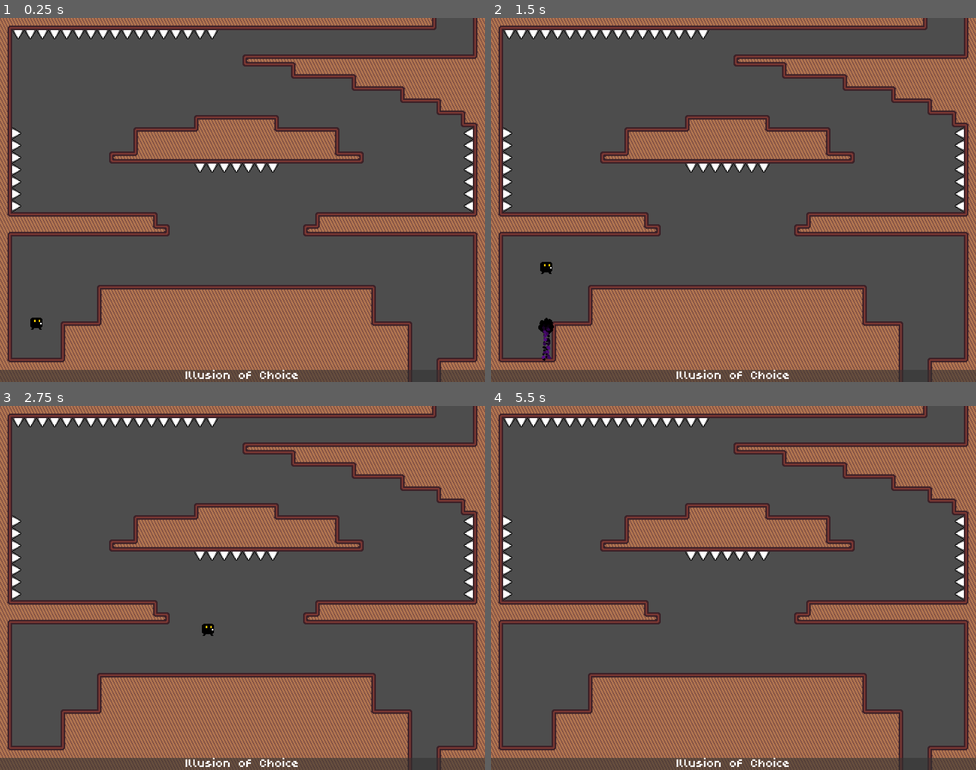
Above: before the commit, frames 1-4 (two rows, left to right).
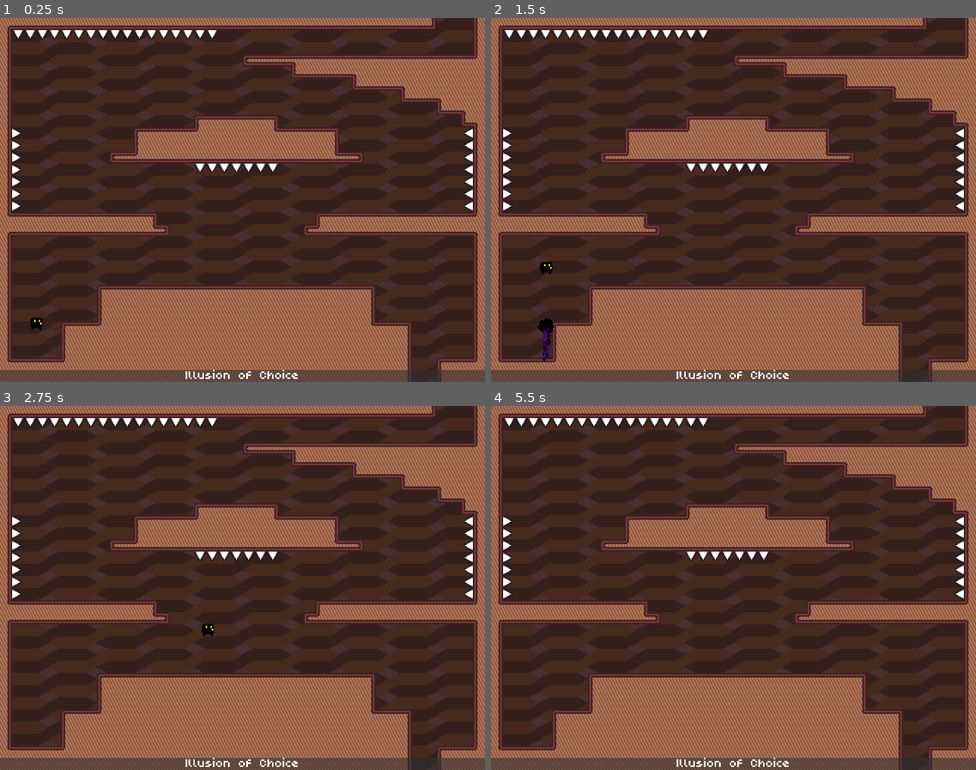
Above: after the commit, the same moments.

Repository: Team-Bunglon/phantom-striker
Game: Godot game, scene res://levels/level3.tscn
Same seed, same stepped clock (60 frames per second), same inputs: the game is played once before the commit and once after it. This scene is started directly instead of the project's main scene.
Inputs:
- Up to frame 1 (0.25 s): no input
- Up to frame 2 (1.5 s): tap Enter at 0.5 s; hold D (move_right) 0.53-1.28 s; hold S (crouch) 0.53-1.28 s; tap W (jump) at 0.77 s; tap Space (start_game) at 1.25, 1.35 s; hold K (strike_down) from 1.28 s (still down)
- Up to frame 3 (2.75 s): tap W (jump) at 1.52 s; release K (strike_down) at 2.03 s; hold D (move_right) from 2.03 s (still down); hold S (crouch) from 2.03 s (still down)
- Up to frame 4 (5.5 s): release D (move_right) at 2.78 s; release S (crouch) at 2.78 s; hold I (strike_up) 2.78-3.53 s; tap Space (start_game) at 2.85, 4.35 s; tap W (jump) at 3.02, 3.77, 4.52 s; hold S (crouch) 3.53-4.28 s; hold A (move_left) 3.53-5.03 s; tap R (restart) at 5 s; hold K (strike_down) from 5.03 s (still down); hold S (crouch) from 5.03 s (still down)

The runs differ from the first frame. In frame 1, 58% of the frame differs, in the area x 2-98%, y 0-97%; in frame 2, 57%; in frame 3, 58%; in frame 4, 58%.
Error in both runs: Invalid operands 'float' and 'Vector2' in operator '+'. (res://objects/player.gd:148)

Commit message:
Added Camera2D and Background

Diff:
--- a/levels/level3.tscn
+++ b/levels/level3.tscn
@@ -1,10 +1,12 @@
-[gd_scene load_steps=8 format=3 uid="uid://grwigsgkep04"]
+[gd_scene load_steps=10 format=3 uid="uid://grwigsgkep04"]
 
 [ext_resource type="Script" path="res://levels/level_class.gd" id="1_wt3ed"]
 [ext_resource type="FontFile" uid="uid://cyv5okyo2hgew" path="res://assets/poco.ttf" id="2_aihdv"]
 [ext_resource type="PackedScene" uid="uid://cymvpxtr5hvfj" path="res://objects/player.tscn" id="3_mc5hf"]
 [ext_resource type="TileSet" uid="uid://dnx1extlu8pxs" path="res://assets/sprites/tiles.tres" id="4_hnnsm"]
 [ext_resource type="TileSet" uid="uid://orhoddg6nkpl" path="res://assets/sprites/spikes.tres" id="5_ypsx4"]
+[ext_resource type="Script" path="res://levels/level_camera.gd" id="6_26p74"]
+[ext_resource type="Texture2D" uid="uid://bj18c5gdkp3oh" path="res://assets/aseprite/background_1.png" id="7_you4m"]
 
 [sub_resource type="RectangleShape2D" id="RectangleShape2D_pptrr"]
 size = Vector2(768, 16)
@@ -63,5 +65,19 @@
 position = Vector2(601, -9)
 shape = SubResource("RectangleShape2D_1wjyw")
 
+[node name="Camera2D" type="Camera2D" parent="."]
+limit_left = 0
+limit_top = 0
+limit_right = 640
+limit_bottom = 480
+script = ExtResource("6_26p74")
+
+[node name="Background" type="Sprite2D" parent="."]
+z_index = -100
+position = Vector2(320, 240)
+scale = Vector2(2, 2)
+texture = ExtResource("7_you4m")
+metadata/_edit_lock_ = true
+
 [connection signal="body_entered" from="KillZone" to="." method="_on_kill_zone_body_entered"]
 [connection signal="body_entered" from="WinZone" to="." method="_on_win_zone_body_entered"]
--- a/levels/level4.tscn
+++ b/levels/level4.tscn
@@ -1,10 +1,12 @@
-[gd_scene load_steps=8 format=3 uid="uid://dsejieijrlltx"]
+[gd_scene load_steps=10 format=3 uid="uid://dsejieijrlltx"]
 
 [ext_resource type="Script" path="res://levels/level_class.gd" id="1_w4xfr"]
 [ext_resource type="FontFile" uid="uid://cyv5okyo2hgew" path="res://assets/poco.ttf" id="2_y8k7r"]
 [ext_resource type="PackedScene" uid="uid://cymvpxtr5hvfj" path="res://objects/player.tscn" id="3_5xjra"]
 [ext_resource type="TileSet" uid="uid://dnx1extlu8pxs" path="res://assets/sprites/tiles.tres" id="4_w5y6q"]
 [ext_resource type="TileSet" uid="uid://orhoddg6nkpl" path="res://assets/sprites/spikes.tres" id="5_da7l2"]
+[ext_resource type="Script" path="res://levels/level_camera.gd" id="6_7a3w7"]
+[ext_resource type="Texture2D" uid="uid://bj18c5gdkp3oh" path="res://assets/aseprite/background_1.png" id="7_rrvux"]
 
 [sub_resource type="RectangleShape2D" id="RectangleShape2D_pptrr"]
 size = Vector2(768, 16)
@@ -63,5 +65,19 @@
 position = Vector2(601, -9)
 shape = SubResource("RectangleShape2D_1wjyw")
 
+[node name="Camera2D" type="Camera2D" parent="."]
+limit_left = 0
+limit_top = 0
+limit_right = 640
+limit_bottom = 480
+script = ExtResource("6_7a3w7")
+
+[node name="Background" type="Sprite2D" parent="."]
+z_index = -100
+position = Vector2(320, 240)
+scale = Vector2(2, 2)
+texture = ExtResource("7_rrvux")
+metadata/_edit_lock_ = true
+
 [connection signal="body_entered" from="KillZone" to="." method="_on_kill_zone_body_entered"]
 [connection signal="body_entered" from="WinZone" to="." method="_on_win_zone_body_entered"]
